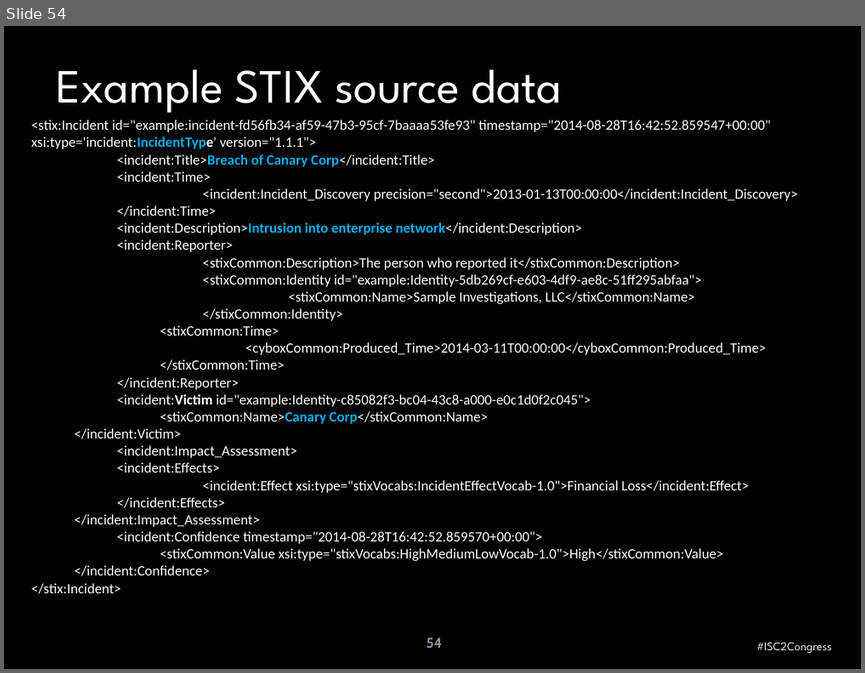
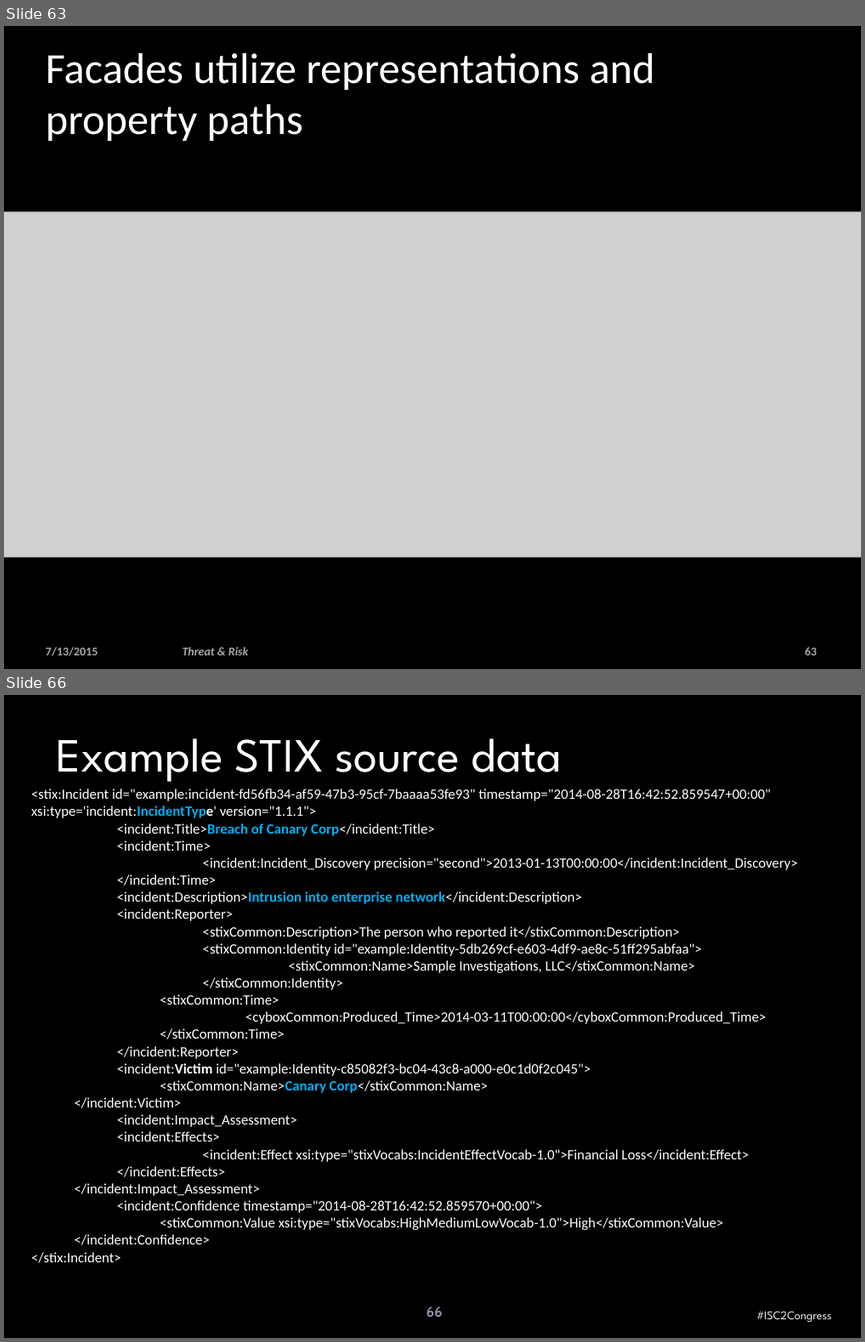
Before and after one commit to omg-threat-modeling/phase1, a slide deck: Team/Threat-risk -enguagement.pptx. Shown one above the other, each under a label of ours: slide 54 before the commit, slides 63 and 66 after it; the slides between them are not shown. The pictures are 865x673 and 865x1342 pixels, drawn with LibreOffice and Linux fonts; fonts in the diff are those of the drawing; grey boxes stand for pictures; background and template pictures are left out. Boxes give left, top, right and bottom in pixels: in the first picture for what was removed or moved away, otherwise in the second. Text is boxed around its words. In the diff, an @@ line names an element or a change of style, - is before the commit and + after.

```diff
--- a/Team/Threat-risk -enguagement.pptx
+++ b/Team/Threat-risk -enguagement.pptx
@@ slide 63 added at (4, 26, 861, 669), background picture (left out) @@
@@ rectangle added at (4, 26, 861, 669), fill #000000 at 50% opacity @@
@@ title added at (46, 53, 655, 141), 36 pt, text #FFFFFF @@
+Facades utilize representations and property paths
@@ picture added at (4, 212, 861, 557) @@
@@ text added at (46, 646, 98, 656), 10 pt, text #FFFFFF at 65% opacity, bold @@
+7/13/2015
@@ text added at (182, 646, 248, 655), 10 pt, text #FFFFFF at 65% opacity, bold, italic @@
+Threat & Risk
@@ page number added at (805, 646, 817, 655), 10 pt, text #FFFFFF at 65% opacity, bold @@
+63
@@ what was slide 54 is now slide 66 @@
@@ page number at (426, 1306, 443, 1316): text changed @@
-54
+66
```
Also in this commit, not shown: 49 slides changed, 25 other slides added, 8 slides removed, 2 other files.
